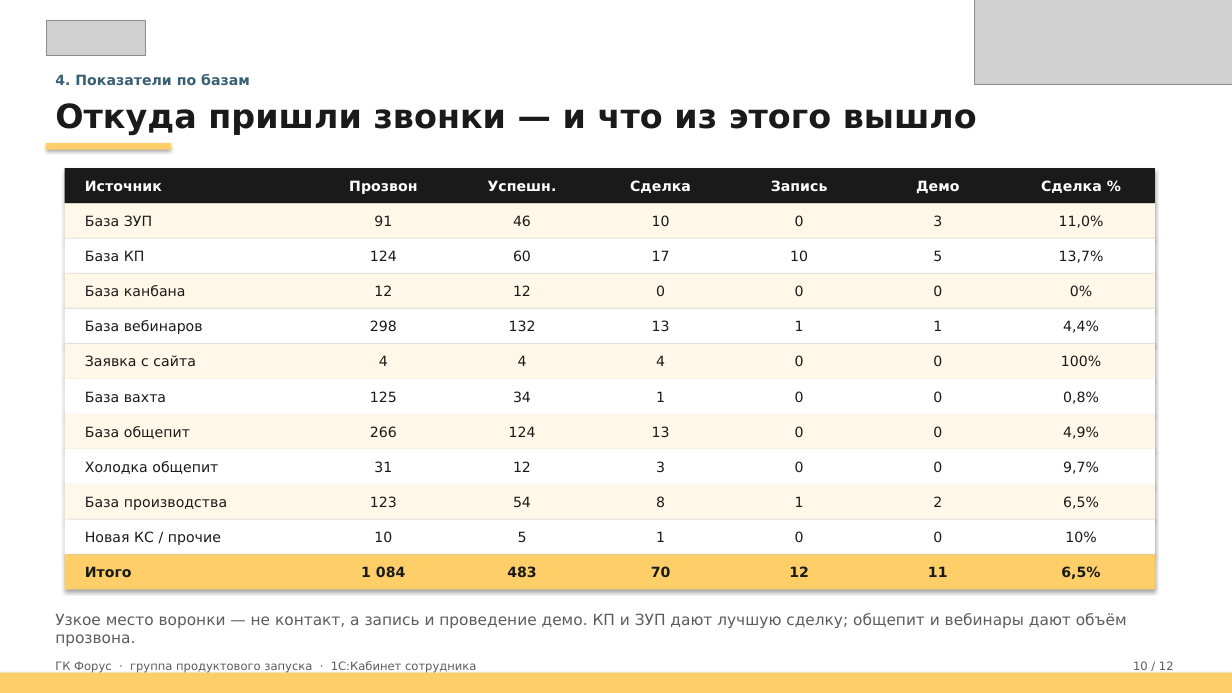
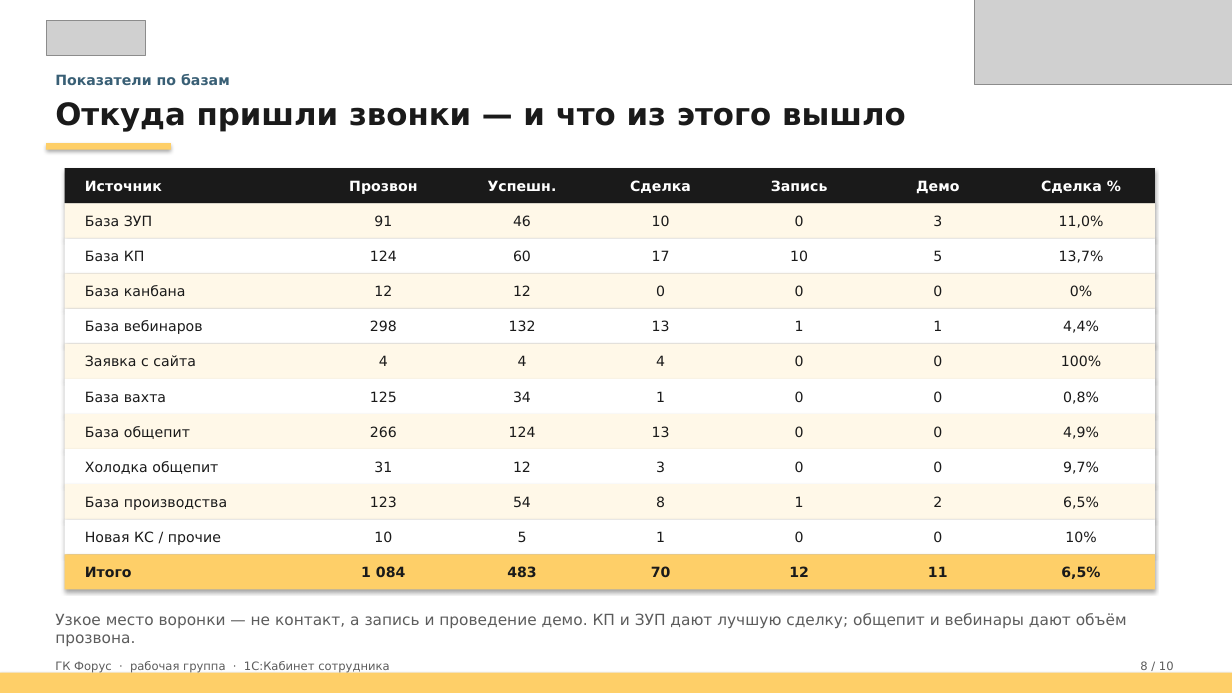
Before and after one commit to daaanilNikonov/for-lisa, a slide deck: slide 8 of presentation/Статус_Кабинет_сотрудника_август_2026.pptx (slide 10 before the commit). Drawn at 1232x693 pixels with LibreOffice and Linux fonts; fonts in the diff are those of the drawing; grey boxes stand for pictures. Boxes give left, top, right and bottom in pixels: in the first picture for what was removed or moved away, otherwise in the second. Text is boxed around its words. In the diff, an @@ line names an element or a change of style, - is before the commit and + after.

```diff
--- a/presentation/Статус_Кабинет_сотрудника_август_2026.pptx
+++ b/presentation/Статус_Кабинет_сотрудника_август_2026.pptx
@@ text at box(55, 74, 230, 85): text changed @@
-4. Показатели по базам
+Показатели по базам
@@ text "Откуда пришли звонки — и ..." at box(55, 102, 906, 132): size 26 to 24 pt @@
@@ text at box(55, 661, 389, 673): text changed @@
-ГК Форус · группа продуктового запуска · 1С:Кабинет сотрудника
+ГК Форус · рабочая группа · 1С:Кабинет сотрудника
@@ text at box(1140, 661, 1174, 673): text changed @@
-10 / 12
+8 / 10
```
Also in this commit, not shown: 2 other slides changed, 7 slides added, 9 slides removed, 2 other files.
